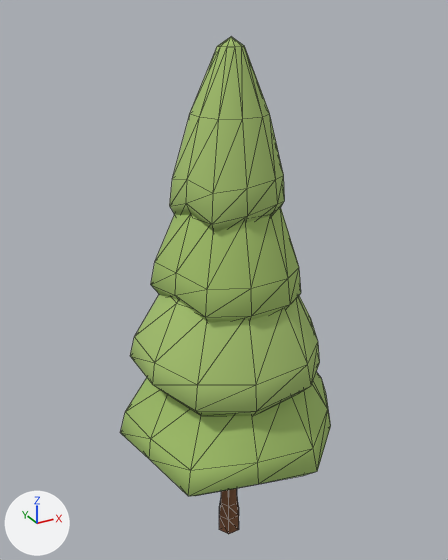
A saved change to the glTF model examples/mountain-post/models/larch_small.glb.
Before and after are seen from a 50 mm lens placed at (-3.85, -6.82, 7.63), pointed at (0.06, 0.29, 4.08). The axes (+X, +Y, +Z) are drawn at lower left. The lights are the same throughout. The picture after the commit comes second. Mesh edges are drawn as thin lines. Vertices at exactly the same position are counted once.

Objects in the first picture: 'body'.
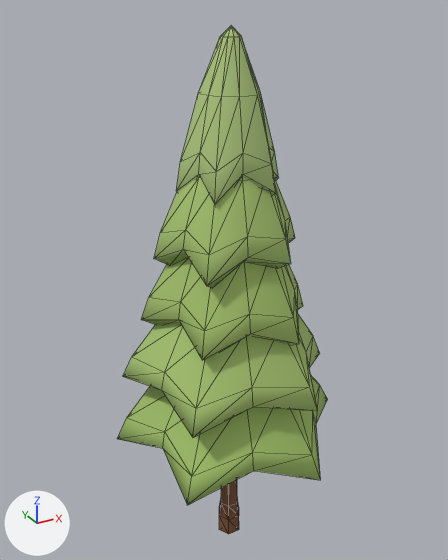
Location of each change, [x1, y1, x2, y2] in pixels of the pictures (448 x 560 px; the box of a moved part takes in the faces that stretch with it):
'body', reshaped
    before: [120, 37, 331, 534]
    after: [117, 26, 328, 534]
part 1 of me_body, rebuilt
    before: [120, 372, 331, 496]
    after: [117, 376, 328, 505]
part 2 of me_body, rebuilt
    before: [130, 295, 320, 416]
    after: [123, 314, 320, 437]
part 3 of me_body, rebuilt
    before: [151, 208, 301, 322]
    after: [154, 176, 295, 288]
part 4 of me_body, rebuilt (10% narrower, 8% shorter)
    before: [170, 37, 285, 232]
    after: [176, 26, 279, 206]
part 5 of me_body, added (green)
    after: [141, 257, 303, 360]
part 6 of me_body, moved or reshaped
    before: [221, 488, 237, 506]
    after: [221, 480, 237, 506]

The change, as a diff of the scene's bpy script:
```diff
--- a/examples/mountain-post/models/larch_small.glb.py
+++ b/examples/mountain-post/models/larch_small.glb.py
@@ me_body @@
 # used by ob_body; location = (0.0, 0.0, 0.0)
-me_body.from_pydata(...)  # 254 vertices, 488 faces; spans x -1.53..1.69, y -1.55..1.61, z -0.25..7.32
+me_body.from_pydata(...)  # 311 vertices, 598 faces; spans x -1.58..1.73, y -1.6..1.68, z -0.25..7.44
+# me_body part 1: the loose piece of 57 vertices spanning x -1.53..1.69, y -1.55..1.61, z 1.54..3.84 is rebuilt with 57 vertices and now spans x -1.58..1.73, y -1.6..1.68, z 1.54..3.6
+# me_body part 2: the loose piece of 57 vertices spanning x -1.32..1.4, y -1.35..1.45, z 2.71..5.0 is rebuilt with 57 vertices and now spans x -1.44..1.53, y -1.47..1.57, z 2.57..4.56
+# me_body part 3: the loose piece of 57 vertices spanning x -1.01..1.03, y -0.96..1.06, z 3.87..6.16 is rebuilt with 57 vertices and now spans x -0.96..1.01, y -0.93..1.04, z 4.44..6.48
+# me_body part 4: the loose piece of 57 vertices spanning x -0.74..0.78, y -0.71..0.81, z 5.06..7.32 is rebuilt with 57 vertices and now spans x -0.66..0.71, y -0.68..0.7, z 5.36..7.44
+# me_body part 5: a new loose piece of 57 vertices spanning x -1.16..1.19, y -1.12..1.23, z 3.46..5.52, in mat_paint_foliage
+# me_body part 6
+# 7 vertices are removed from x -0.11..0.11, y -0.1..0.1, z 4.0
+# 18 faces are deleted
+# 7 vertices are added at x -0.11..0.11, y -0.1..0.1, z 4.4
+# 18 new faces join them, mat_vertex_colours
 me_body.materials.append(mat_vertex_colours)
```
